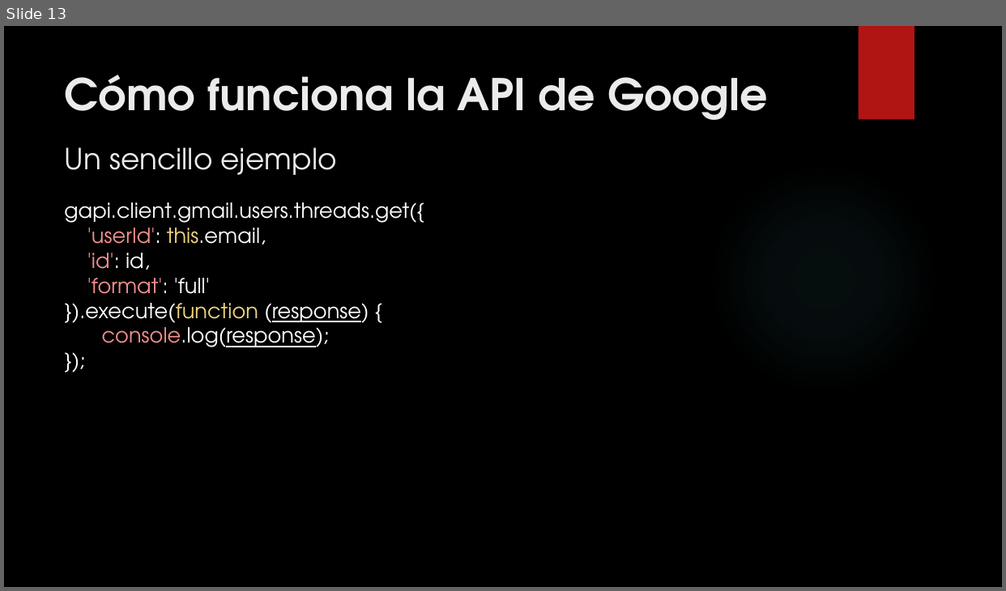
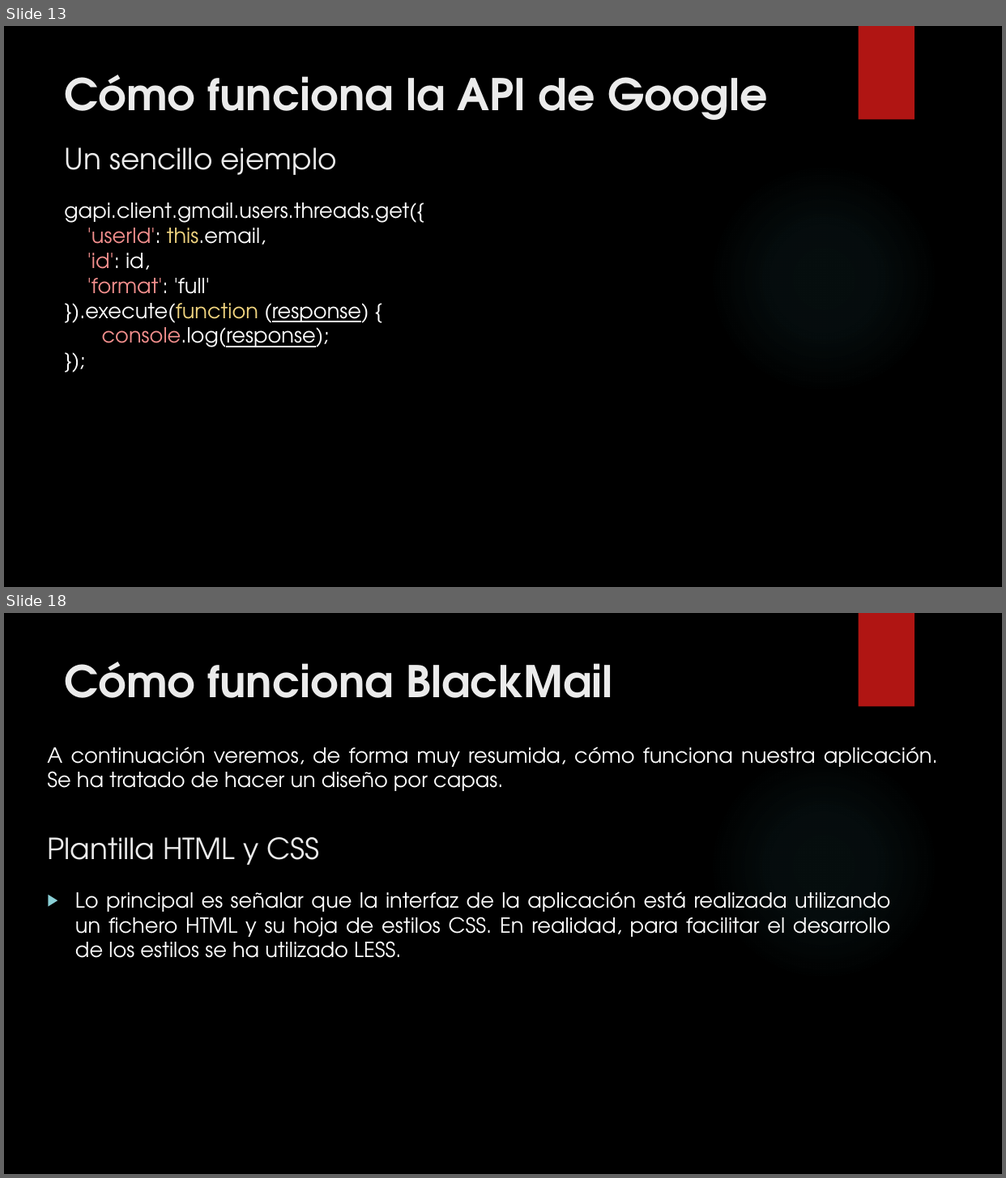
Before and after one commit to Brugarolas/BlackMail, a slide deck: BlackMail.pptx. Shown one above the other, each under a label of ours: slide 13 before the commit, slides 13 and 18 after it; the slides between them are not shown. The pictures are 1006x591 and 1006x1178 pixels, drawn with LibreOffice and Linux fonts; fonts in the diff are those of the drawing; background and template pictures are left out. Boxes give left, top, right and bottom in pixels: in the first picture for what was removed or moved away, otherwise in the second. Text is boxed around its words. In the diff, an @@ line names an element or a change of style, - is before the commit and + after.

```diff
--- a/BlackMail.pptx
+++ b/BlackMail.pptx
@@ slide 18 added at [4,613,1002,1174], background picture (left out); not listed: 2 template elements that a slide beside it also shows @@
@@ title added at [65,662,613,698], 42 pt, text #EBEBEB, bold @@
+Cómo funciona BlackMail
@@ text added at [47,747,938,791], 20 pt, text #FFFFFF @@
+A continuación veremos, de forma muy resumida, cómo funciona nuestra aplicación. Se ha tratado de hacer un diseño por capas.
@@ text added at [47,837,320,865], 28 pt, text #EBEBEB @@
+Plantilla HTML y CSS
@@ text added at [75,892,890,958], 20 pt, text #FFFFFF @@
+▶ Lo principal es señalar que la interfaz de la aplicación está realizada utilizando un fichero HTML y su hoja de estilos CSS. En realidad, para facilitar el desarrollo de los estilos se ha utilizado LESS.
```
Also in this commit, not shown: 9 other slides added, 2 other files.
